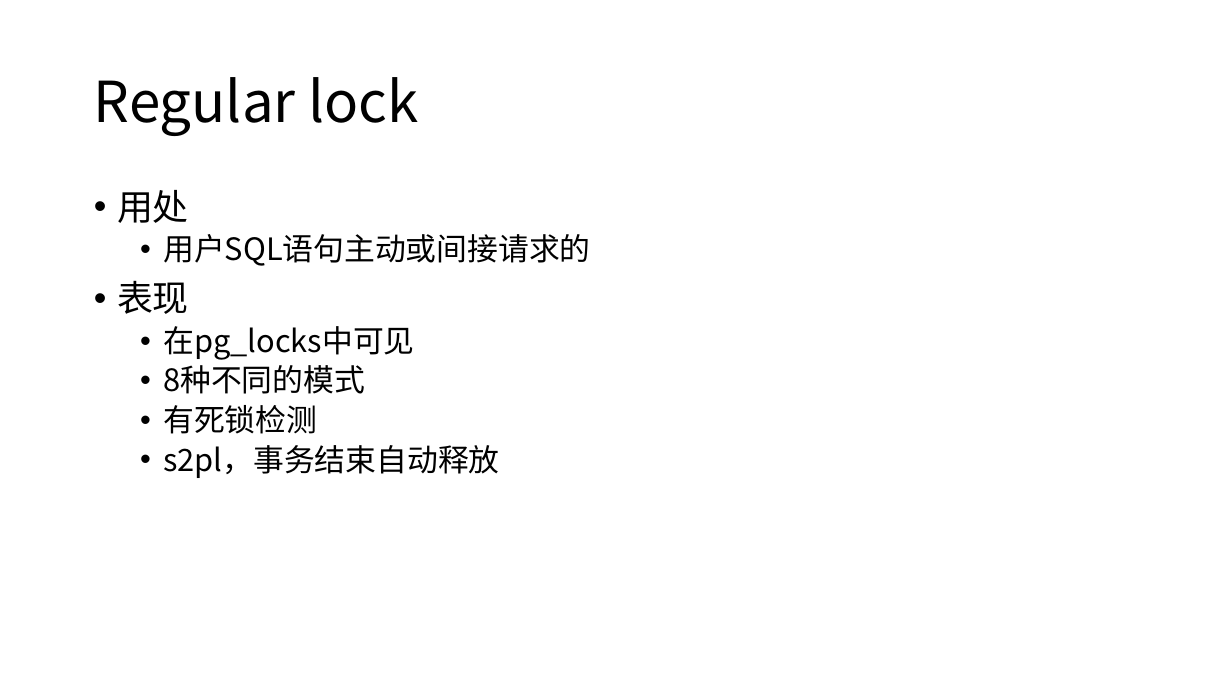
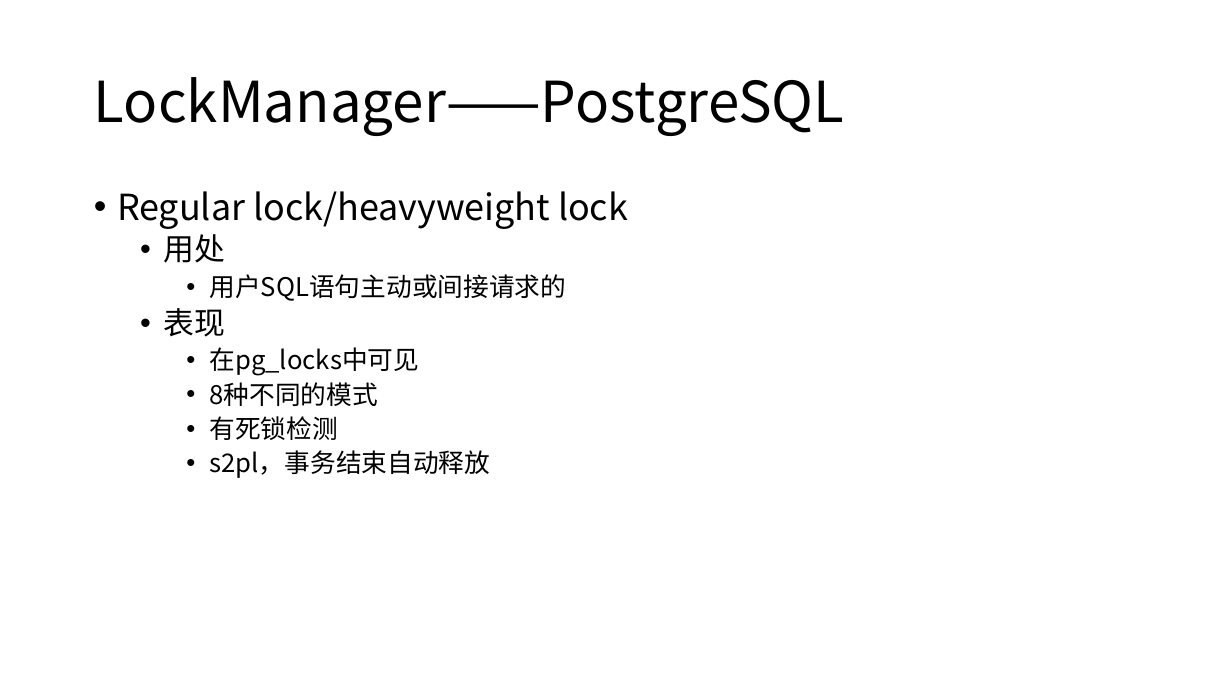
Before and after one commit to yummyliu/papers, a slide deck: slide 19 of 工作分享.pptx (slide 20 before the commit). Drawn at 1232x693 pixels with LibreOffice and Linux fonts; fonts in the diff are those of the drawing. Boxes give left, top, right and bottom in pixels: in the first picture for what was removed or moved away, otherwise in the second. Text is boxed around its words. In the diff, an @@ line names an element or a change of style, - is before the commit and + after.

```diff
--- a/工作分享.pptx
+++ b/工作分享.pptx
@@ title at (94, 77, 845, 136): text changed @@
-Regular lock
+LockManager——PostgreSQL
@@ text at (117, 191, 628, 229): paragraph added @@
+• Regular lock/heavyweight lock
@@ text at (163, 234, 566, 478): size 28 to 24 pt in "用处", "表现"; size 24 to 20 pt in "用户SQL语句主动或间接请求的", "在pg_locks中可见", "8种不同的模式", "有死锁检测" and 1 more places; list level 1 to 2 in "用处"; list level 2 to 3 in "用户SQL语句主动或间接请求的"; list level 1 to 2 in "表现"; list level 2 to 3 in "在pg_locks中可见"; list level 2 to 3 in "8种不同的模式"; list level 2 to 3 in "有死锁检测"; list level 2 to 3 in "s2pl，事务结束自动释放" @@
```
Also in this commit, not shown: 19 other slides changed, 7 slides added, 8 slides removed.
